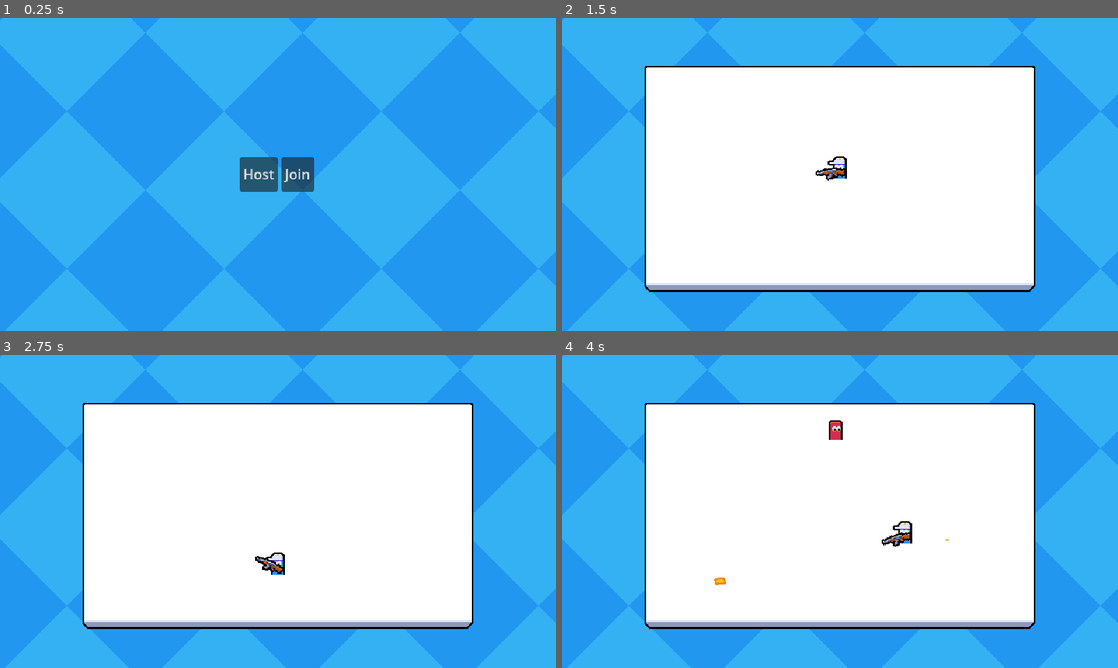
Above: before the commit, frames 1-4 (two rows, left to right).
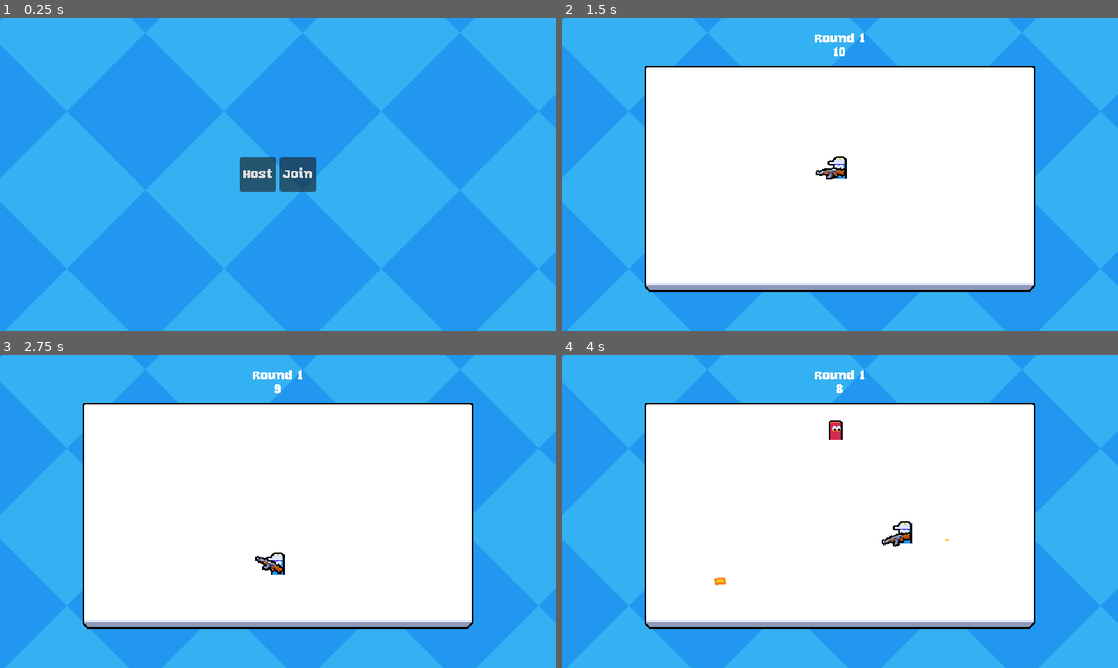
Above: after the commit, the same moments.

Repository: bartoszcholewa/2d-multiplayer-course
Game: Godot game, scene res://ui/main_menu/main_menu.tscn
Same seed, same stepped clock (60 frames per second), same inputs: the game is played once before the commit and once after it.
Inputs (mouse positions are in pixels of both pictures, inside the frame that each line leads up to):
- Up to frame 1 (0.25 s): no input
- Up to frame 2 (1.5 s): tap Enter at 0.5 s; move the mouse to (962, 158) at 0.52 s; press the mouse at (962, 158) at 0.53 s; hold D (move_right) 0.53-1.25 s; release the mouse at (962, 158) at 1.25 s; click "Host" at 1.25 s
- Up to frame 3 (2.75 s): tap Space at 2 s; move the mouse to (166, 527) at 2.02 s; hold S (move_down) from 2.03 s (still down); click (166, 527) at 2.1 s
- Up to frame 4 (4 s): move the mouse to (895, 442) at 2.77 s; release S (move_down) at 2.78 s; press the mouse at (895, 442) at 2.78 s; hold D (move_right) 2.78-3.53 s; move the mouse to (812, 574) at 3.52 s; release the mouse at (812, 574) at 3.53 s; hold W (move_up) from 3.53 s (still down); click (812, 574) at 3.6 s

The runs differ from the first frame. In frame 1, 0.4% of the frame differs, in the area x 43-57%, y 44-56%; in frame 2, 0.2%; in frame 3, 0.2%; in frame 4, 0.2%.

Commit message:
Lesson 35 - Timer and Round Counter

Diff:
--- a/main.tscn
+++ b/main.tscn
@@ -1,7 +1,8 @@
-[gd_scene load_steps=7 format=3 uid="uid://ej1u6umes6d5"]
+[gd_scene load_steps=8 format=3 uid="uid://ej1u6umes6d5"]
 
 [ext_resource type="Script" uid="uid://b0d7g7wvmcnn2" path="res://main.gd" id="1_ig7tw"]
 [ext_resource type="Texture2D" uid="uid://epmcpedhxh18" path="res://assets/arena.png" id="2_0xm2m"]
+[ext_resource type="PackedScene" uid="uid://cgvh1jdfst1hv" path="res://ui/game_ui/game_ui.tscn" id="3_1bvp3"]
 [ext_resource type="PackedScene" uid="uid://dpu1bcx3ypbmd" path="res://managers/enemy_manager.tscn" id="3_h2yge"]
 
 [sub_resource type="RectangleShape2D" id="RectangleShape2D_0xm2m"]
@@ -23,6 +24,9 @@
 [node name="MultiplayerSpawner" type="MultiplayerSpawner" parent="."]
 _spawnable_scenes = PackedStringArray("uid://ci3xnymrb32hv", "uid://c7u2ej7yguwy6")
 spawn_path = NodePath("../YSortRoot")
+
+[node name="GameUI" parent="." node_paths=PackedStringArray("enemy_manager") instance=ExtResource("3_1bvp3")]
+enemy_manager = NodePath("../EnemyManager")
 
 [node name="PlayerSpawnPosition" type="Marker2D" parent="."]
 position = Vector2(320, 185)
@@ -84,3 +88,4 @@
 [node name="LightOccluder2D" type="LightOccluder2D" parent="."]
 occluder = SubResource("OccluderPolygon2D_h2yge")
 occluder_light_mask = 0
+metadata/_edit_lock_ = true
--- a/managers/enemy_manager.gd
+++ b/managers/enemy_manager.gd
@@ -1,4 +1,7 @@
+class_name EnemyManager
 extends Node
+
+signal round_began(round_number: int)
 
 const ENEMY_SCENE: PackedScene = preload("uid://c7u2ej7yguwy6")
 const ROUND_BASE_TIME: int = 10
@@ -22,6 +25,10 @@
 	begin_round()
 
 
+func get_round_time_remaining() -> float:
+	return round_timer.time_left
+
+
 func begin_round() -> void:
 	round_count += 1
 	round_timer.wait_time = ROUND_BASE_TIME + ((round_count - 1) * ROUND_GROWTH)
@@ -31,7 +38,7 @@
 		((round_count - 1) * ENEMY_SPAWN_TIME_GROWTH)
 	spawn_interval_timer.start()
 
-	print("beginning round %s " % round_count)
+	round_began.emit(round_count)
 
 
 func check_round_completed() -> void:
--- a/project.godot
+++ b/project.godot
@@ -57,6 +57,10 @@
 version_control/plugin_name="GitPlugin"
 version_control/autoload_on_startup=true
 
+[gui]
+
+theme/custom="uid://bbuhl7ws61rsm"
+
 [input]
 
 move_left={
--- /dev/null
+++ b/resources/theme.tres
@@ -0,0 +1,7 @@
+[gd_resource type="Theme" load_steps=2 format=3 uid="uid://bbuhl7ws61rsm"]
+
+[ext_resource type="FontFile" uid="uid://cu3a7mwu8kws7" path="res://resources/font/KarenFat.ttf" id="1_d4nwg"]
+
+[resource]
+default_font = ExtResource("1_d4nwg")
+default_font_size = 16
--- /dev/null
+++ b/ui/game_ui/game_ui.gd
@@ -0,0 +1,17 @@
+extends CanvasLayer
+
+@export var enemy_manager: EnemyManager
+@onready var timer_label: Label = %TimerLabel
+@onready var round_label: Label = %RoundLabel
+
+
+func _ready() -> void:
+	enemy_manager.round_began.connect(_on_round_began)
+
+func _process(_delta: float) -> void:
+	var ceil_time: int = ceili(enemy_manager.get_round_time_remaining())
+	timer_label.text = str(ceil_time)
+
+
+func _on_round_began(round_count: int) -> void:
+	round_label.text = "Round %s" % round_count
--- /dev/null
+++ b/ui/game_ui/game_ui.tscn
@@ -0,0 +1,34 @@
+[gd_scene load_steps=2 format=3 uid="uid://cgvh1jdfst1hv"]
+
+[ext_resource type="Script" uid="uid://c0glf1v7lfmuf" path="res://ui/game_ui/game_ui.gd" id="1_5rq5h"]
+
+[node name="GameUI" type="CanvasLayer"]
+script = ExtResource("1_5rq5h")
+
+[node name="MarginContainer" type="MarginContainer" parent="."]
+anchors_preset = 15
+anchor_right = 1.0
+anchor_bottom = 1.0
+grow_horizontal = 2
+grow_vertical = 2
+theme_override_constants/margin_top = 16
+
+[node name="VBoxContainer" type="VBoxContainer" parent="MarginContainer"]
+layout_mode = 2
+size_flags_horizontal = 4
+size_flags_vertical = 0
+theme_override_constants/separation = 0
+
+[node name="RoundLabel" type="Label" parent="MarginContainer/VBoxContainer"]
+unique_name_in_owner = true
+layout_mode = 2
+size_flags_horizontal = 4
+size_flags_vertical = 0
+text = "Round 1"
+
+[node name="TimerLabel" type="Label" parent="MarginContainer/VBoxContainer"]
+unique_name_in_owner = true
+layout_mode = 2
+size_flags_horizontal = 4
+size_flags_vertical = 0
+text = "30"
Binary file added: resources/font/KarenFat.ttf
Not shown, added: resources/font/KarenFat.ttf.import
Not shown, added: ui/game_ui/game_ui.gd.uid
